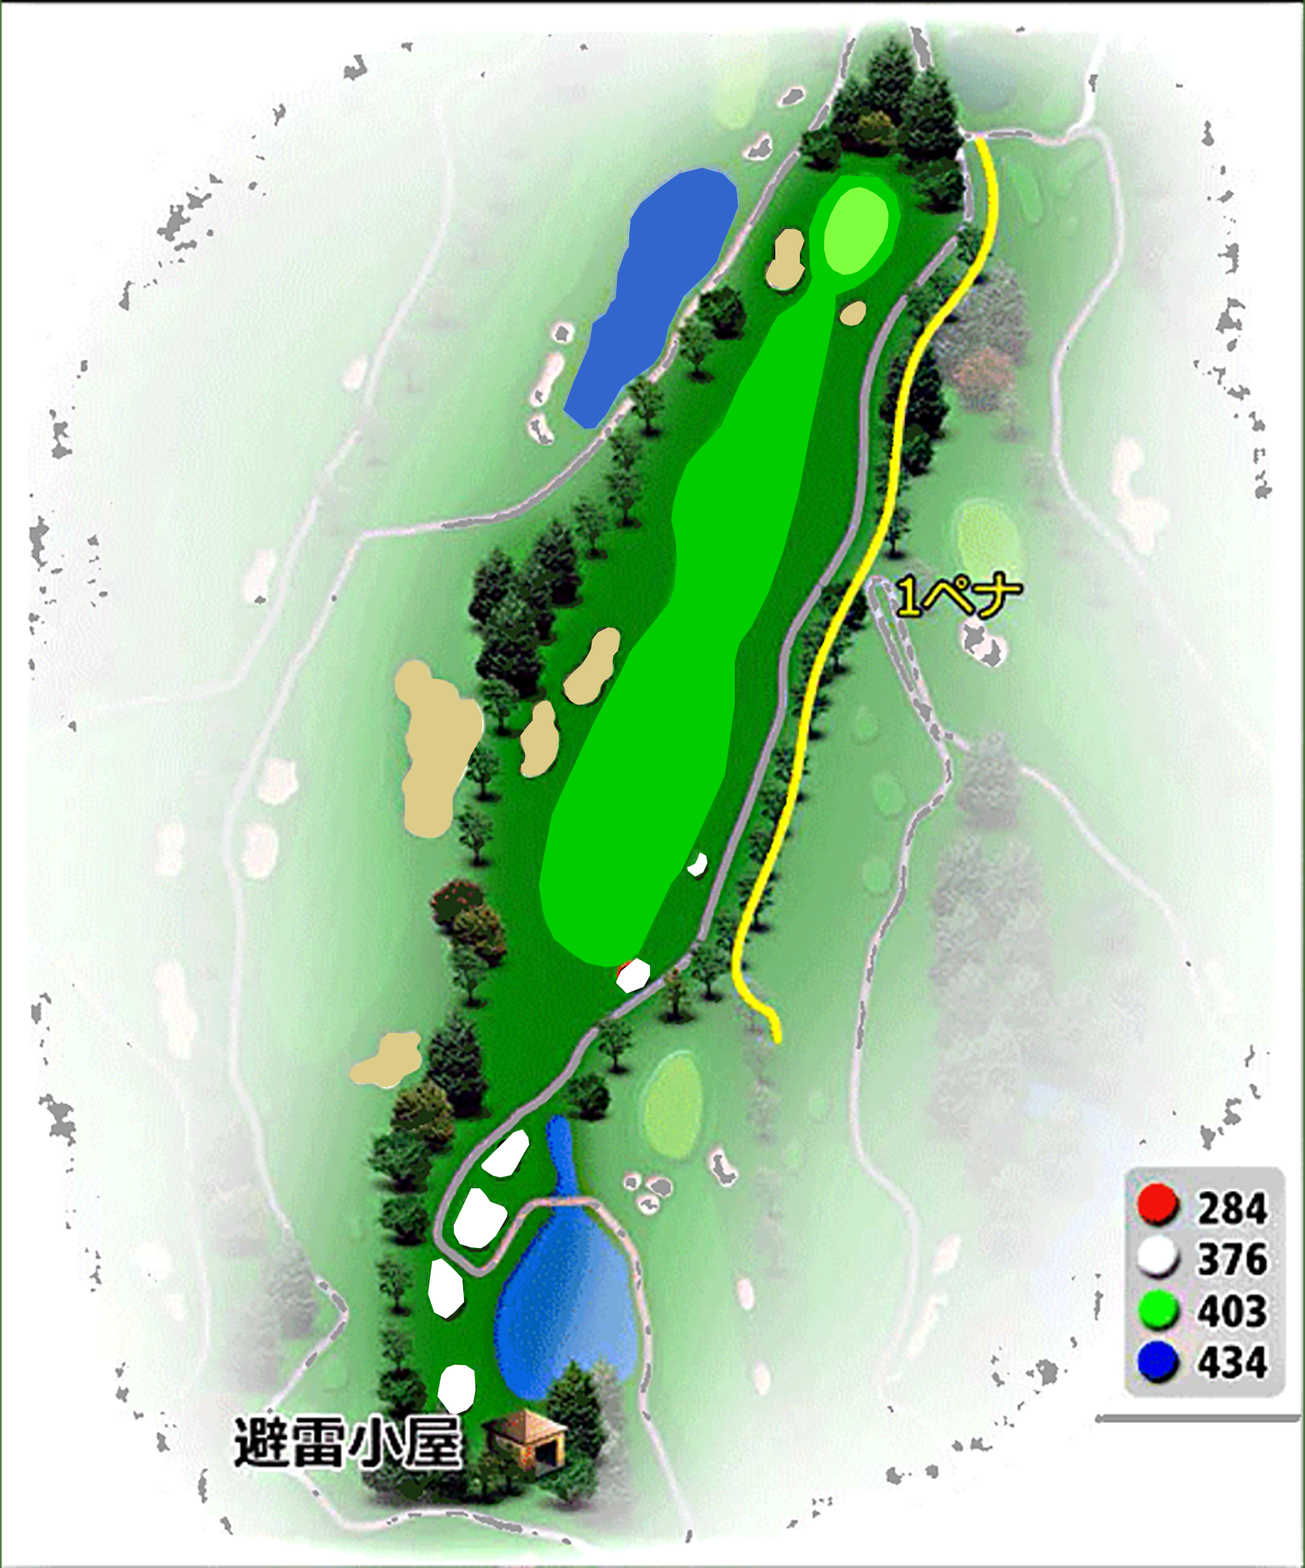
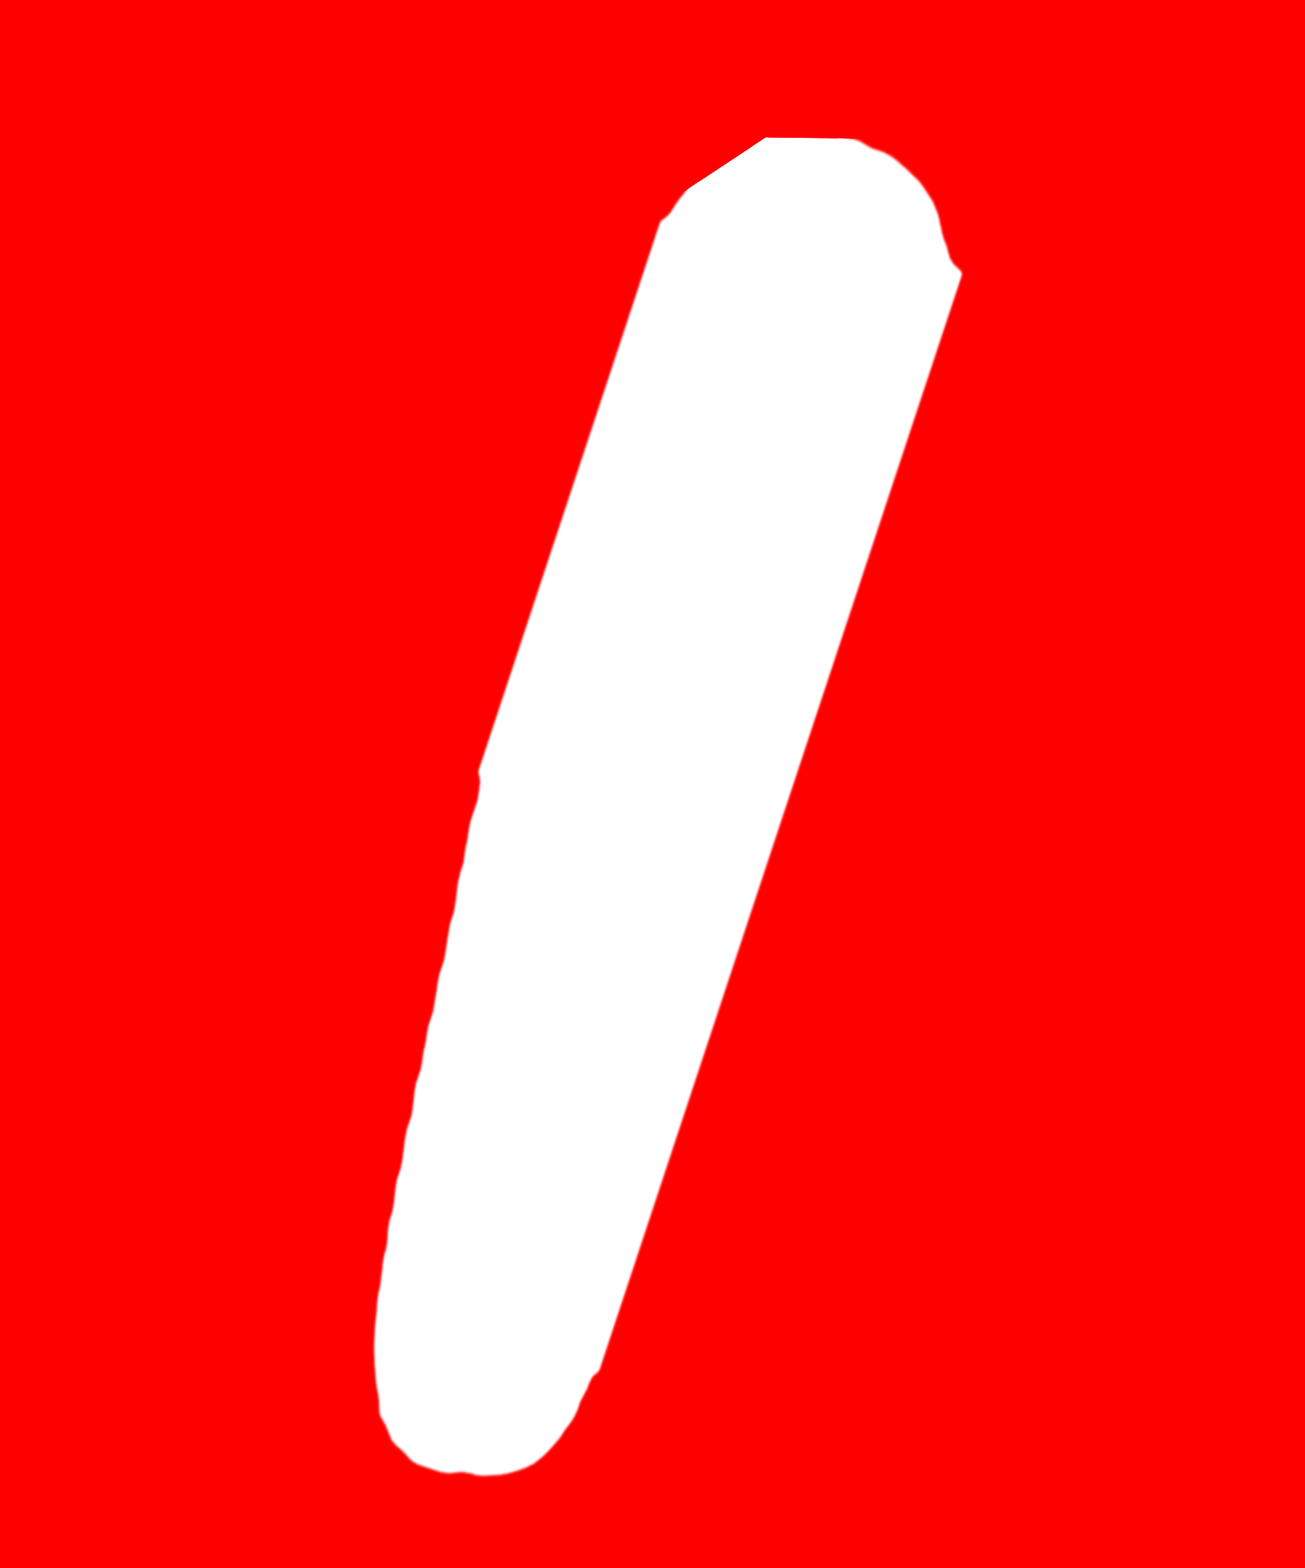
Revision of a layered 1305px x 1568px image; what changed, layer by layer:
added layer "Lomond09-NewOB" above "Water" over [0, 0, 1305, 1568]
hid "Water" over [562, 167, 739, 430]
hid "Green" over [823, 186, 889, 276]
hid "Tees" over [427, 852, 709, 1415]
hid "Bunkers" over [348, 228, 867, 1088]
hid "Fairway" over [539, 175, 902, 968]
hid "Canvas" over [0, 0, 1305, 1568]
hid "Rough" over [0, 0, 1305, 1568]